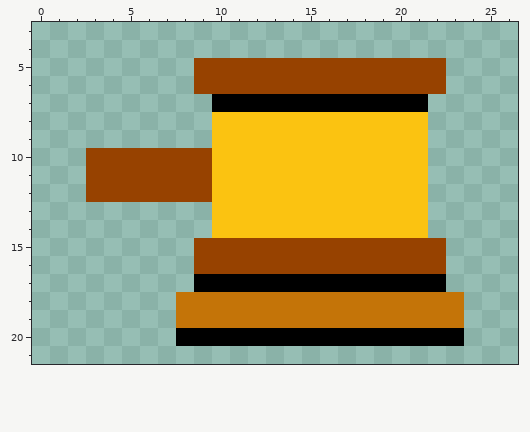
Edited in one commit: pixel-art sprite (packages/nouns-img-permutator/assets/layer-3/head-gavel.png). The picture above is the old version.
The file is 32x32 pixels. Shown: x 0..26, y 3..21.
And afterwards:
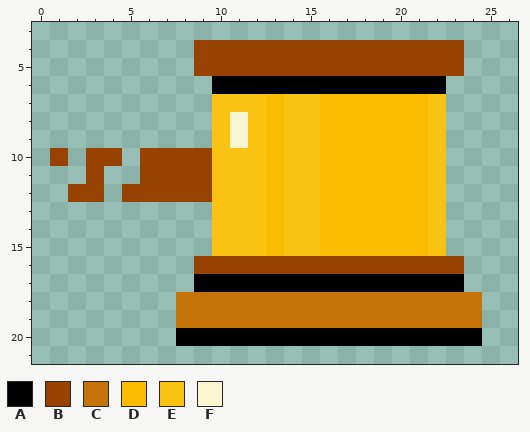
Palette (. is transparent): A #000000  B #974200  C #c47408  D #fbbc00  E #fbc311  F #f9f6d1
Changes in this commit:
@@ x 0..26 @@
  3 ...........................
- 4 ...........................
- 5 .........BBBBBBBBBBBBBB....
- 6 .........BBBBBBBBBBBBBB....
- 7 ..........AAAAAAAAAAAA.....
- 8 ..........EEEEEEEEEEEE.....
- 9 ..........EEEEEEEEEEEE.....
-10 ...BBBBBBBEEEEEEEEEEEE.....
-11 ...BBBBBBBEEEEEEEEEEEE.....
-12 ...BBBBBBBEEEEEEEEEEEE.....
-13 ..........EEEEEEEEEEEE.....
-14 ..........EEEEEEEEEEEE.....
-15 .........BBBBBBBBBBBBBB....
-16 .........BBBBBBBBBBBBBB....
-17 .........AAAAAAAAAAAAAA....
-18 ........CCCCCCCCCCCCCCCC...
-19 ........CCCCCCCCCCCCCCCC...
-20 ........AAAAAAAAAAAAAAAA...
+ 4 .........BBBBBBBBBBBBBBB...
+ 5 .........BBBBBBBBBBBBBBB...
+ 6 ..........AAAAAAAAAAAAA....
+ 7 ..........EEEDEEDDDDDDE....
+ 8 ..........EFEDEEDDDDDDE....
+ 9 ..........EFEDEEDDDDDDE....
+10 .B.BB.BBBBEEEDEEDDDDDDE....
+11 ...B..BBBBEEEDEEDDDDDDE....
+12 ..BB.BBBBBEEEDEEDDDDDDE....
+13 ..........EEEDEEDDDDDDE....
+14 ..........EEEDEEDDDDDDE....
+15 ..........EEEDEEDDDDDDE....
+16 .........BBBBBBBBBBBBBBB...
+17 .........AAAAAAAAAAAAAAA...
+18 ........CCCCCCCCCCCCCCCCC..
+19 ........CCCCCCCCCCCCCCCCC..
+20 ........AAAAAAAAAAAAAAAAA..
 21 ...........................
Pixel boxes of the changes (left, top, right, bottom) in both pictures:
changed: (194, 40, 482, 346)
changed: (50, 148, 140, 202)
